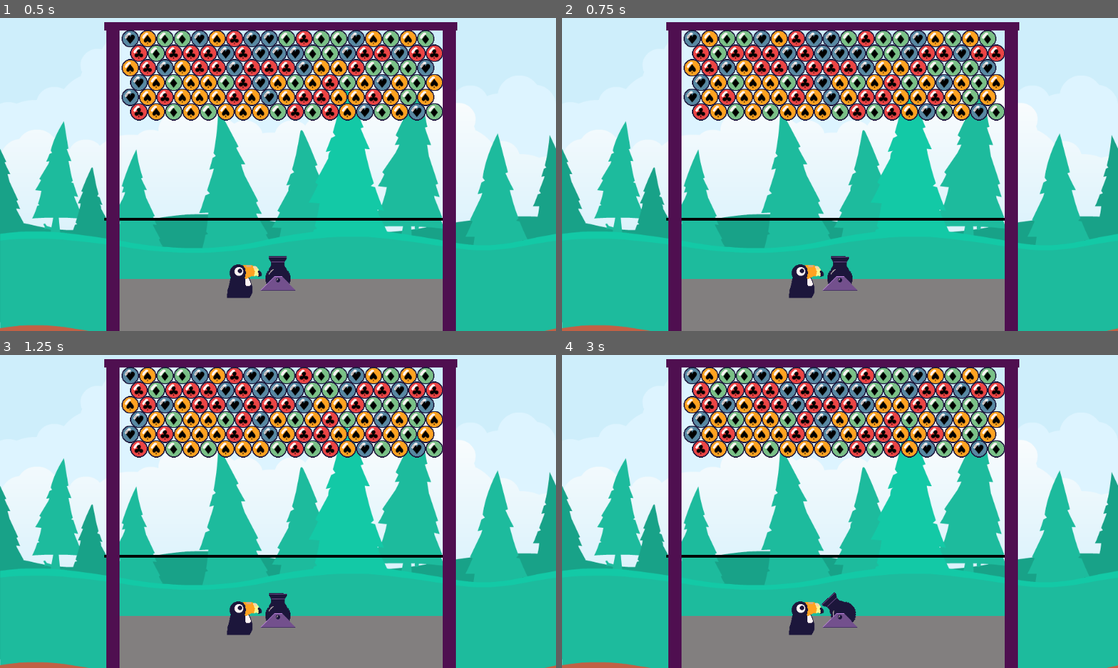
Above: before the commit, frames 1-4 (two rows, left to right).
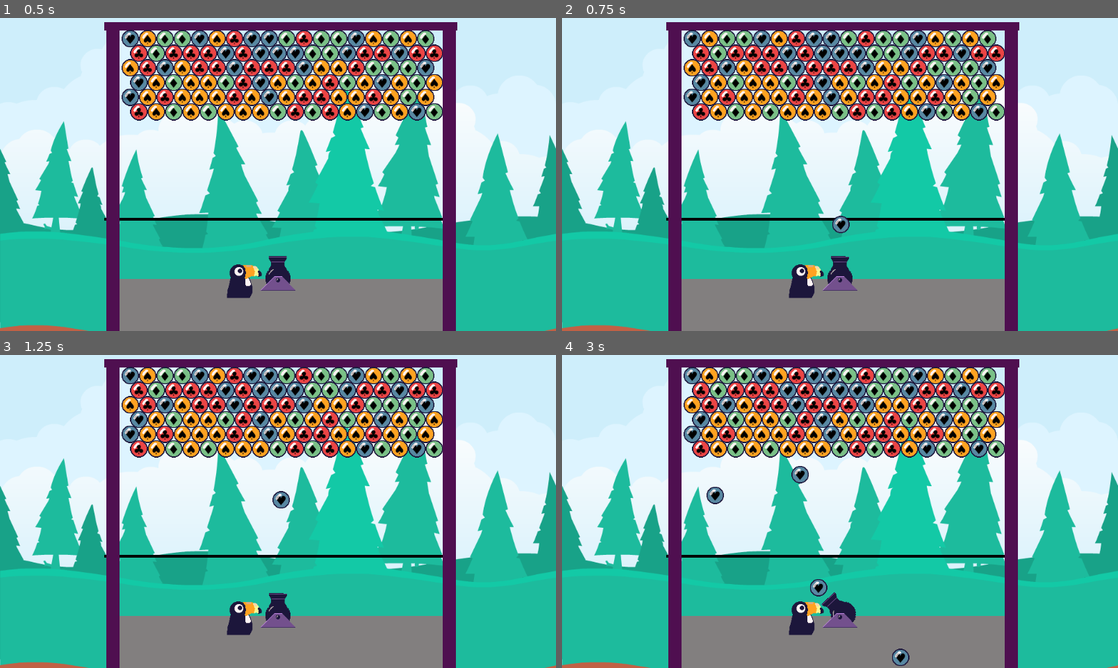
Above: after the commit, the same moments.

Repository: YannBurrett/ToucyBubble
Game: Godot game, scene res://Level/Level.tscn
Two runs of this game, one before a commit and one after it. Both use one fixed random seed, a clock stepped at 60 frames per second and the inputs below.
Inputs:
- Up to frame 1 (0.5 s): no input
- Up to frame 2 (0.75 s): tap Enter at 0.5 s; hold E (Nudge_Right) from 0.53 s (still down); hold Space (Fire) from 0.53 s (still down)
- Up to frame 3 (1.25 s): keep holding E (Nudge_Right); keep holding Space (Fire)
- Up to frame 4 (3 s): release E (Nudge_Right) at 1.28 s; release Space (Fire) at 1.28 s; hold A (Left) 1.28-2.03 s; tap Space (Fire) at 1.35, 2.85 s; hold Space (Fire) 2.03-2.78 s; hold E (Nudge_Right) from 2.03 s (still down)

Frame 1 is identical in both runs. In frame 2, 0.1% of the frame differs, in the area x 48-52%, y 63-69%; in frame 3, 0.1%; in frame 4, 0.6%, in the area x 26-63%, y 35-100%.

Commit message:
10 Firing Bubbles

Diff:
--- a/Bubbles/Bubble.tscn
+++ b/Bubbles/Bubble.tscn
@@ -1,7 +1,11 @@
-[gd_scene load_steps=4 format=2]
+[gd_scene load_steps=5 format=2]
 
 [ext_resource path="res://Sprites/BubbleSpriteSheet2.png" type="Texture" id=1]
 [ext_resource path="res://Bubbles/Bubble.gd" type="Script" id=2]
+
+[sub_resource type="PhysicsMaterial" id=2]
+friction = 0.0
+bounce = 1.0
 
 [sub_resource type="CircleShape2D" id=1]
 radius = 16.0
@@ -9,6 +13,8 @@
 [node name="Bubble" type="RigidBody2D"]
 collision_layer = 4
 collision_mask = 7
+mode = 2
+physics_material_override = SubResource( 2 )
 gravity_scale = 0.0
 continuous_cd = 2
 contacts_reported = 1
@@ -21,7 +27,3 @@
 
 [node name="CollisionShape2D" type="CollisionShape2D" parent="."]
 shape = SubResource( 1 )
-
-[node name="Camera2D" type="Camera2D" parent="."]
-current = true
-zoom = Vector2( 0.5, 0.5 )
--- /dev/null
+++ b/Bubbles/BubbleSpawner.gd
@@ -0,0 +1,11 @@
+extends Node2D
+
+var Bubble = preload("res://Bubbles/Bubble.tscn")
+const SPEED = 500
+
+
+func _on_Level_spawn_bubble(angle, location):
+	var new_Bubble = Bubble.instance()
+	new_Bubble.global_position = location
+	add_child(new_Bubble)
+	new_Bubble.apply_central_impulse(-Vector2(0,1).rotated(angle) * SPEED)
--- a/Level/Level.gd
+++ b/Level/Level.gd
@@ -1,6 +1,9 @@
 extends Node2D
 
 onready var Hex = $TileMap
+signal spawn_bubble
+
+var PlayerLoc: Vector2
 
 const MAP_X = 19
 const MAP_Y = 13
@@ -13,3 +16,13 @@
 		for y in floor(MAP_Y/2):
 			var bubble_type = randi() % number_of_bubble_types
 			Hex.set_cell(x,y,bubble_type)
+	PlayerLoc = get_PlayerLoc()
+	print(PlayerLoc)
+
+
+func get_PlayerLoc():
+	return $Player.global_position
+
+
+func _on_Player_fire_bubble(angle):
+	emit_signal("spawn_bubble", angle, PlayerLoc)
--- a/Level/Level.tscn
+++ b/Level/Level.tscn
@@ -6,6 +6,7 @@
 [ext_resource path="res://Player/Player.tscn" type="PackedScene" id=4]
 [ext_resource path="res://Sprites/BubbleSpriteSheet2.png" type="Texture" id=5]
 [ext_resource path="res://Level/Level.gd" type="Script" id=6]
+[ext_resource path="res://Bubbles/BubbleSpawner.gd" type="Script" id=7]
 
 [sub_resource type="ConvexPolygonShape2D" id=1]
 points = PoolVector2Array( 0, 0, 32, 0, 32, 32, 0, 32 )
@@ -305,3 +306,9 @@
 cell_half_offset = 0
 collision_layer = 4
 format = 1
+
+[node name="BubbleSpawner" type="Node2D" parent="."]
+script = ExtResource( 7 )
+
+[connection signal="spawn_bubble" from="." to="BubbleSpawner" method="_on_Level_spawn_bubble"]
+[connection signal="fire_bubble" from="Player" to="." method="_on_Player_fire_bubble"]
--- a/Player/Player.gd
+++ b/Player/Player.gd
@@ -2,6 +2,8 @@
 
 const MAX_ANGLE = 70
 const ROTATION_SPEED = 1
+
+signal fire_bubble
 
 func _ready():
 	randomize()
@@ -15,7 +17,7 @@
 
 func _unhandled_input(event):
 	if event.is_action_pressed("Fire"):
-		print("Fire")
+		fire()
 	if event.is_action_pressed("Nudge_Left"):
 		if abs($Aimer.rotation_degrees -1) <= MAX_ANGLE:
 			$Aimer.rotation_degrees -= 1
@@ -33,3 +35,7 @@
 func _on_AnimatedSprite_animation_finished():
 	if $AnimatedSprite.animation != "idle":
 		$AnimatedSprite.play("idle")
+
+
+func fire():
+	emit_signal("fire_bubble", $Aimer.rotation)
Not shown: 1 places in Level/Level.tscn that only renumber resources
